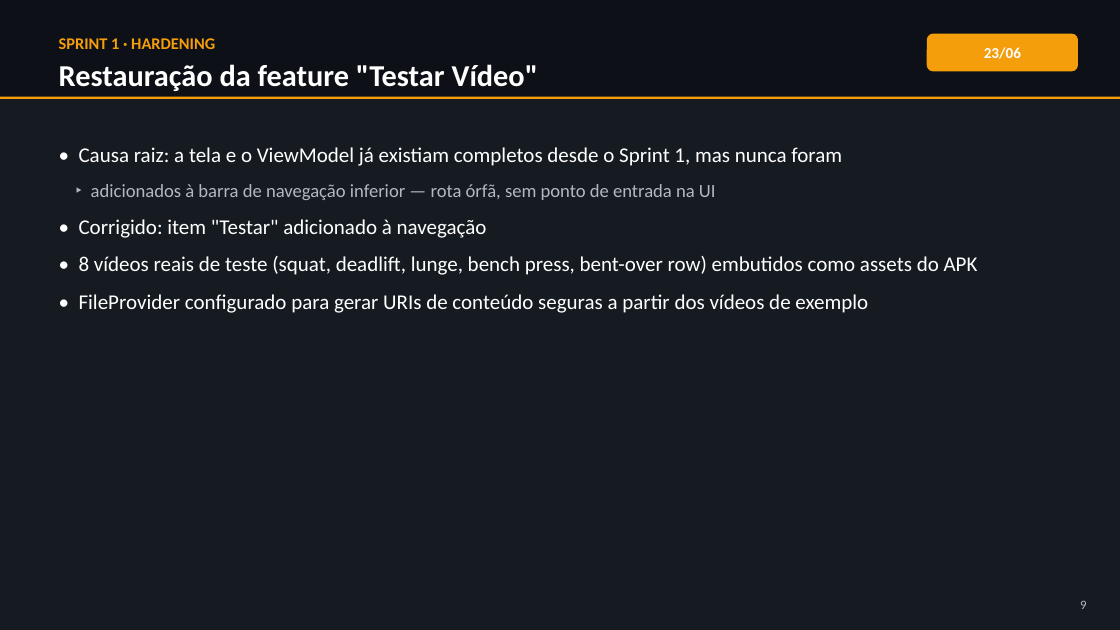
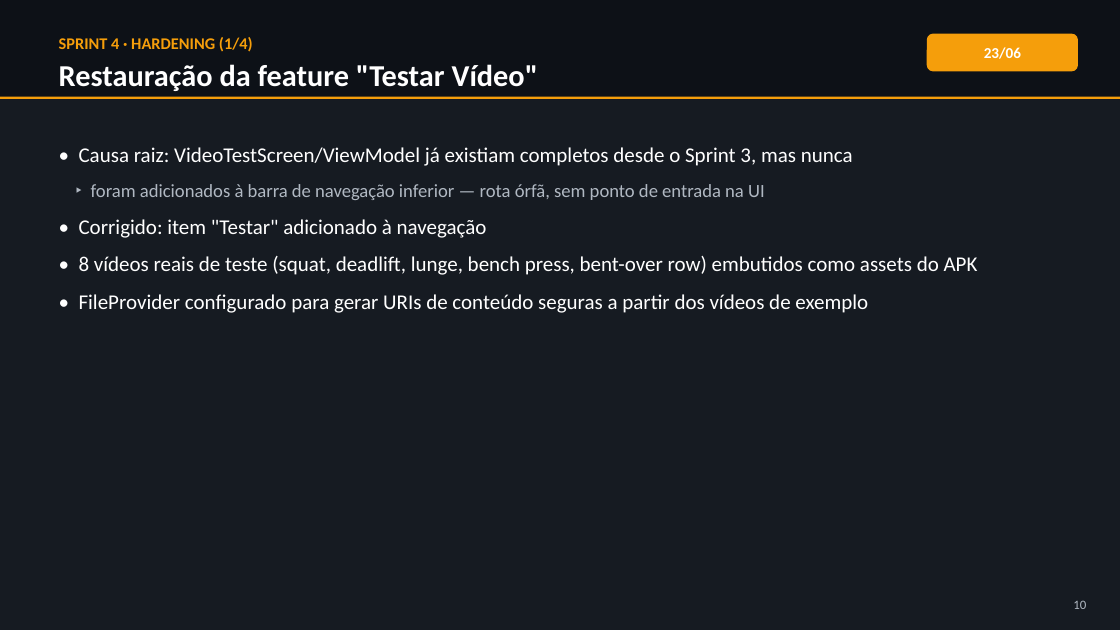
Before and after one commit to souzza-matheus/gym, a slide deck: slide 10 of GymVision_Historico_Projeto.pptx (slide 9 before the commit). Drawn at 1120x630 pixels with LibreOffice and Linux fonts; fonts in the diff are those of the drawing. Boxes give left, top, right and bottom in pixels: in the first picture for what was removed or moved away, otherwise in the second. Text is boxed around its words. In the diff, an @@ line names an element or a change of style, - is before the commit and + after.

```diff
--- a/GymVision_Historico_Projeto.pptx
+++ b/GymVision_Historico_Projeto.pptx
@@ text at (59, 37, 253, 52): text changed @@
-SPRINT 1 · HARDENING
+SPRINT 4 · HARDENING (1/4)
@@ text at (79, 147, 853, 200): text changed @@
-• Causa raiz: a tela e o ViewModel já existiam completos desde o Sprint 1, mas nunca foram
-‣ adicionados à barra de navegação inferior — rota órfã, sem ponto de entrada na UI
+• Causa raiz: VideoTestScreen/ViewModel já existiam completos desde o Sprint 3, mas nunca
+‣ foram adicionados à barra de navegação inferior — rota órfã, sem ponto de entrada na UI
@@ text at (1073, 601, 1086, 609): text changed @@
-9
+10
```
Also in this commit, not shown: 9 other slides changed, 5 slides added, 7 slides removed.
